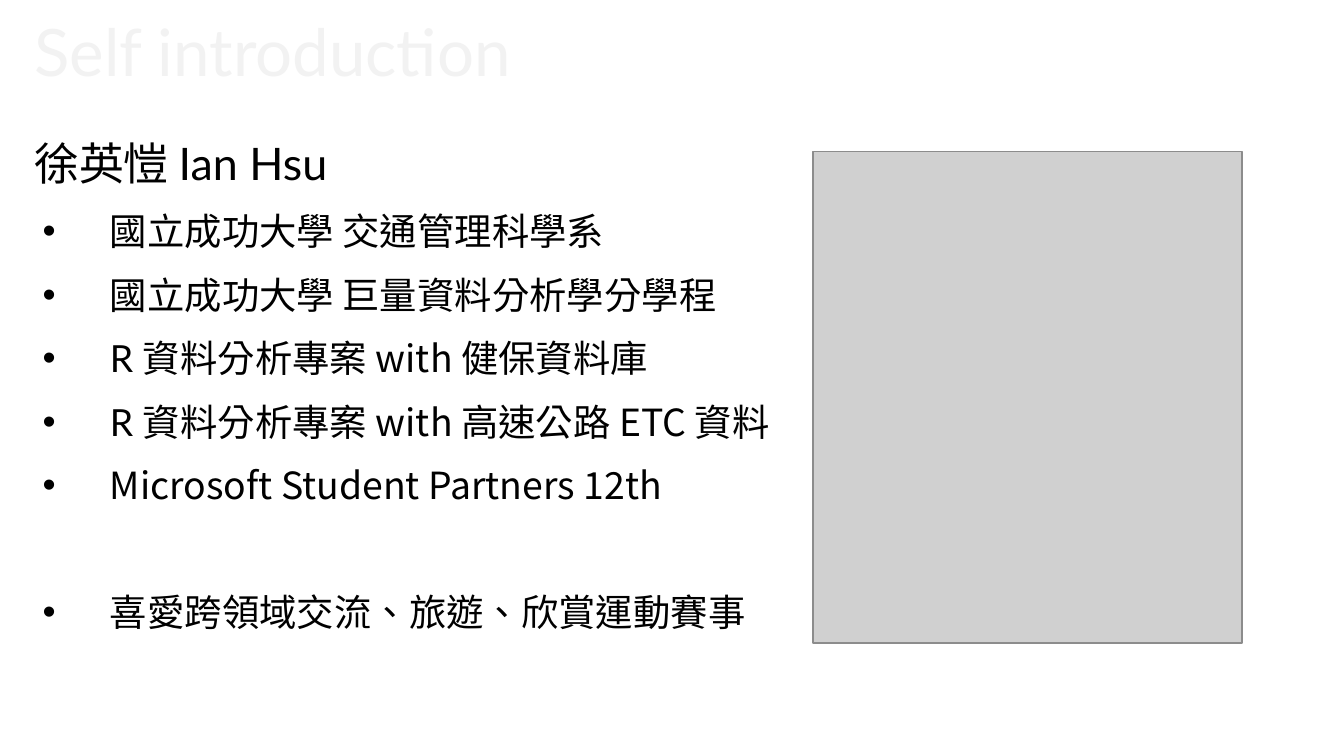
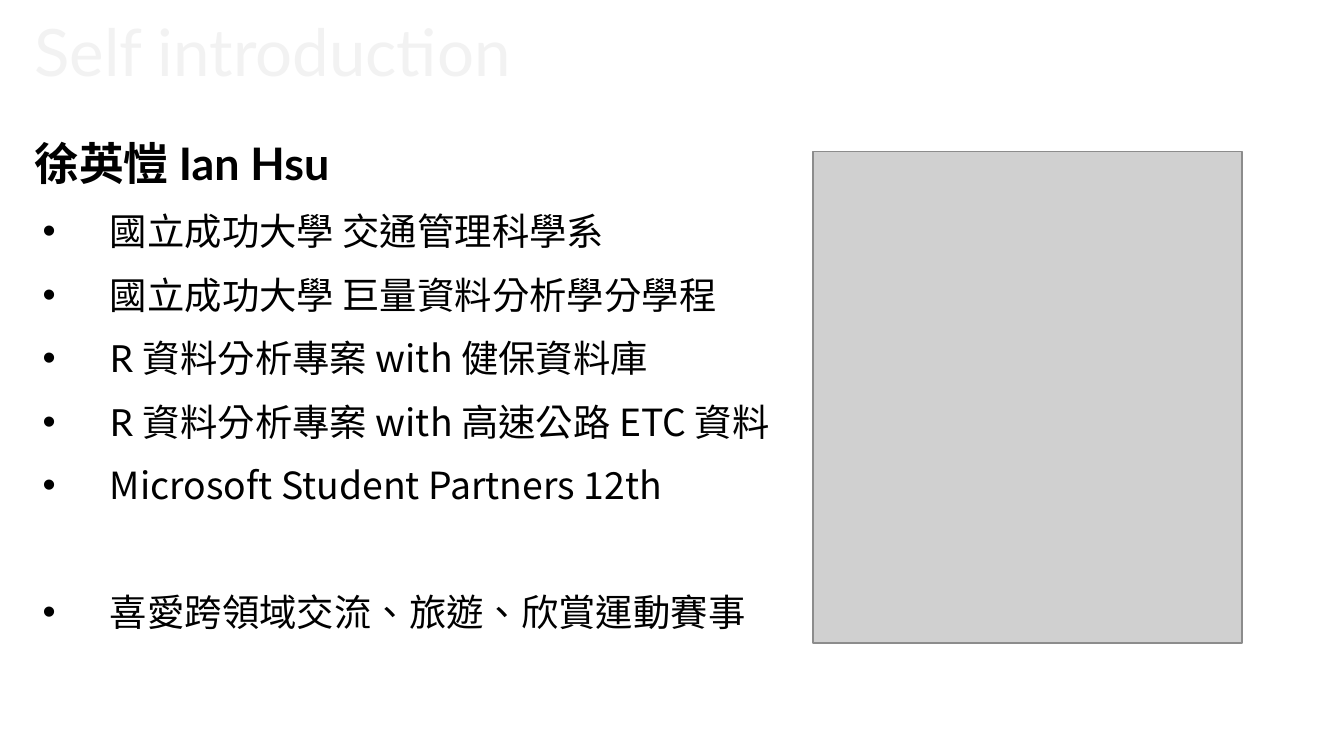
Before and after one commit to yinkaihsu/MSP-Lecture-R-Introduction, a slide deck: slide 2 of MSP_RIntoduction_IanHsu_20171025.pptx. Drawn at 1344x756 pixels with LibreOffice and Linux fonts; fonts in the diff are those of the drawing; grey boxes stand for pictures; background and template pictures are left out. Boxes give left, top, right and bottom in pixels: in the first picture for what was removed or moved away, otherwise in the second. Text is boxed around its words. In the diff, an @@ line names an element or a change of style, - is before the commit and + after.

Commit message:
Slides of Lecture
This is the slides of lecture in NTU on 171025.

```diff
--- a/MSP_RIntoduction_IanHsu_20171025.pptx
+++ b/MSP_RIntoduction_IanHsu_20171025.pptx
@@ text at box(34, 142, 329, 184): bold on in "徐英愷 Ian Hsu" @@
```
